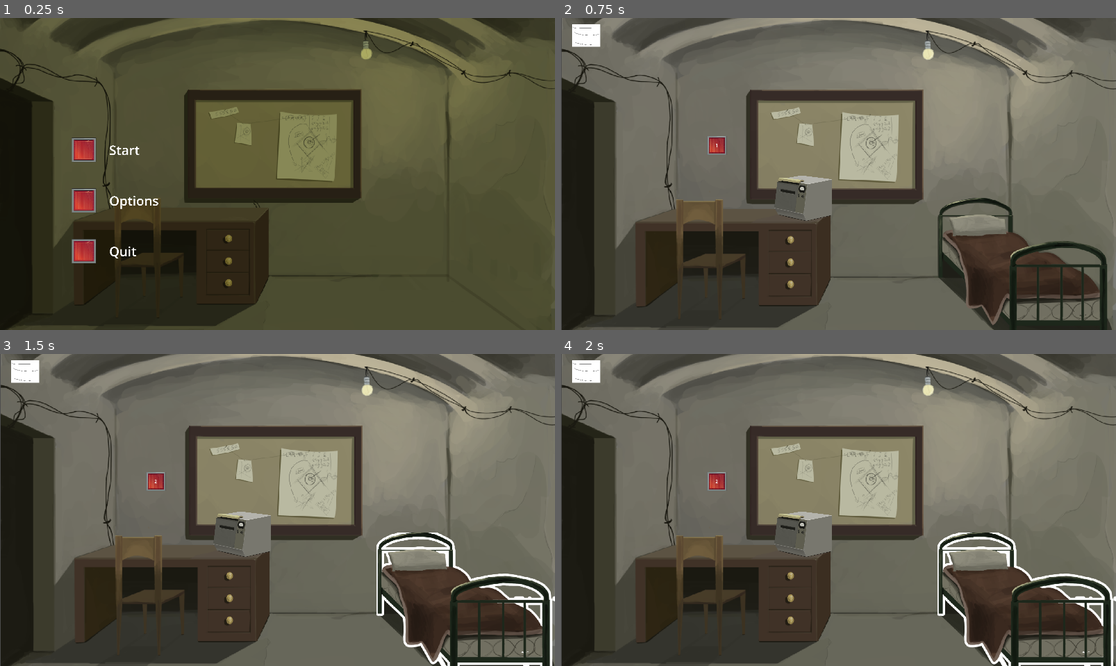
Above: before the commit, frames 1-4 (two rows, left to right).
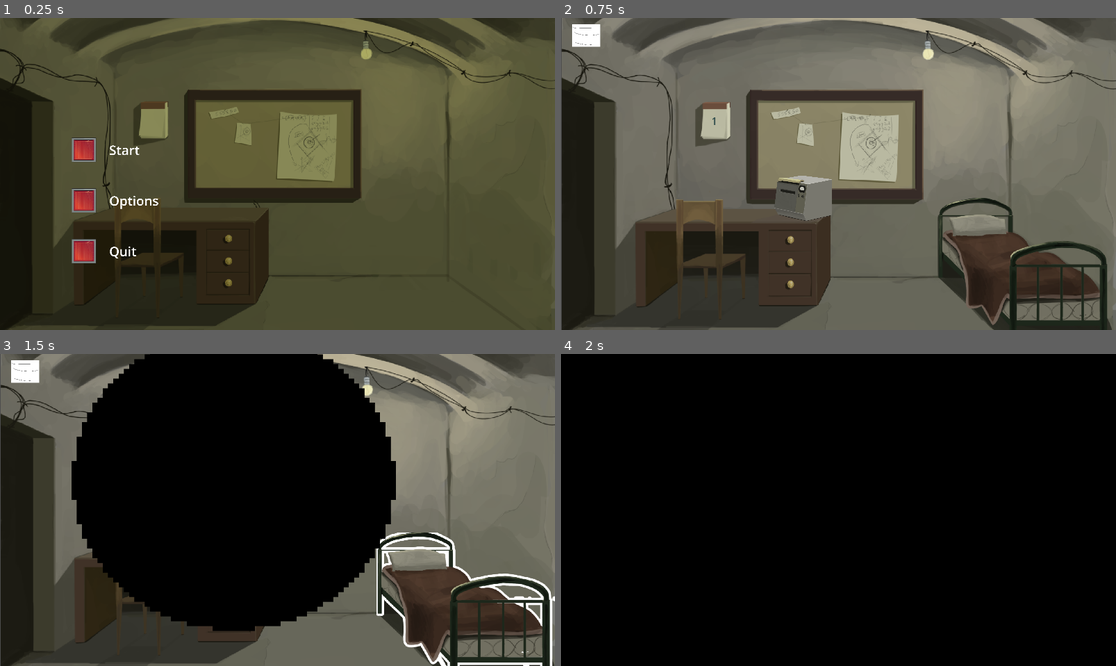
Above: after the commit, the same moments.

Repository: NiskashY/Incident
Game: Godot game, scene res://scenes/Menu/menu.tscn
Two runs of this game, one before a commit and one after it. Both use one fixed random seed, a clock stepped at 60 frames per second and the inputs below. The engine's default icon, where the game draws it, is replaced by a stand-in: a white triangle on a blue panel in a dark square.
Inputs (mouse positions are in pixels of both pictures, inside the frame that each line leads up to):
- Up to frame 1 (0.25 s): no input
- Up to frame 2 (0.75 s): click (644, 149) at 0.5 s
- Up to frame 3 (1.5 s): click (466, 616) at 1.25 s
- Up to frame 4 (2 s): no input

The runs differ from the first frame. In frame 1, 0.7% of the frame differs, in the area x 24-31%, y 26-41%; in frame 2, 0.9%; in frame 3, 42%; in frame 4, 100%, in the area x 0-100%, y 0-100%.

Commit message:
[ADD] hud menu background based on current background image

Diff:
--- a/scenes/Attributes/chair.tscn
+++ b/scenes/Attributes/chair.tscn
@@ -1,6 +1,6 @@
 [gd_scene load_steps=3 format=3 uid="uid://cvj8iwng8uk5e"]
 
-[ext_resource type="Texture2D" uid="uid://cvcfvllrole84" path="res://art/chair.png" id="1_qbrfe"]
+[ext_resource type="Texture2D" uid="uid://cvcfvllrole84" path="res://art/main-room/chair.png" id="1_qbrfe"]
 [ext_resource type="Script" path="res://scenes/Attributes/chair.gd" id="2_e8gur"]
 
 [node name="Chair" type="TextureButton"]
--- a/scenes/Menu/menu.tscn
+++ b/scenes/Menu/menu.tscn
@@ -21,7 +21,7 @@
 theme = SubResource("Theme_kqmd3")
 script = ExtResource("1_tos7c")
 
-[node name="TextureRect" type="TextureRect" parent="."]
+[node name="BackgroundImage" type="TextureRect" parent="."]
 modulate = Color(0.729412, 0.737255, 0.537255, 1)
 layout_mode = 0
 offset_left = -77.0
--- a/scenes/UI/HUD.gd
+++ b/scenes/UI/HUD.gd
@@ -2,6 +2,7 @@
 
 class_name HUD
 
+@onready var background: TextureRect = $CanvasModulate/BackgroundImage
 @onready var focus_layout = $CanvasModulate/VBoxContainer/SomethingLayout/RedButton
 var is_focus_exist: bool = false
 var is_modulate: bool = false
@@ -22,15 +23,15 @@
 		if Input.is_action_pressed("LMB") and \
 		   $CanvasModulate/Timer.is_stopped():
 			is_modulate = !is_modulate
-
 			$CanvasModulate/Timer.start()
-			$CanvasModulate.set_visible(is_modulate)
+			create_menu_background()
 
 	if !is_focus_exist && (Input.is_action_pressed("ui_up") || \
 	   Input.is_action_pressed("ui_down")):
 		focus_layout.grab_focus()
 		is_focus_exist = true
 		print("focused")
+
 	elif is_focus_exist && Input.is_action_pressed("ESC"):
 		focus_layout.grab_focus()
 		focus_layout.release_focus()
@@ -39,3 +40,16 @@
 
 func set_next_animation(fade_out: bool) -> void:
 	$Transitions.set_next_animation(fade_out)
+
+
+func get_background_image_path():
+	var scene_top_node: Node = get_node("/root/").get_child(0)
+	var path: String = scene_top_node.get_path()
+	return path + "/BackgroundImage"
+
+
+func create_menu_background():
+	var current_background: TextureRect = get_node(get_background_image_path())
+	assert(current_background != null)
+	background.set_texture(current_background.get_texture())
+	$CanvasModulate.set_visible(is_modulate)
--- a/scenes/UI/HUD.tscn
+++ b/scenes/UI/HUD.tscn
@@ -1,8 +1,7 @@
-[gd_scene load_steps=7 format=3 uid="uid://1divvd4fr6d3"]
+[gd_scene load_steps=6 format=3 uid="uid://1divvd4fr6d3"]
 
 [ext_resource type="Texture2D" uid="uid://cppcotww27rcl" path="res://art/Screenshot from 2023-07-17 15-18-14.png" id="1_4djyv"]
 [ext_resource type="Script" path="res://scenes/UI/HUD.gd" id="1_n6tnm"]
-[ext_resource type="Texture2D" uid="uid://ct2y34qe13srm" path="res://art/image.png" id="3_dxbdy"]
 [ext_resource type="PackedScene" uid="uid://baplf6rofo5er" path="res://scenes/Textures/red_button.tscn" id="3_sf1hx"]
 [ext_resource type="PackedScene" uid="uid://dbdxerlb3rlht" path="res://scenes/UI/transitions.tscn" id="4_2864p"]
 
@@ -14,11 +13,10 @@
 
 [node name="CanvasModulate" type="Node2D" parent="."]
 
-[node name="TextureRect" type="TextureRect" parent="CanvasModulate"]
+[node name="BackgroundImage" type="TextureRect" parent="CanvasModulate"]
 modulate = Color(0.220141, 0.21947, 4.81308e-08, 1)
 offset_right = 1917.0
 offset_bottom = 1077.0
-texture = ExtResource("3_dxbdy")
 
 [node name="VBoxContainer" type="VBoxContainer" parent="CanvasModulate"]
 offset_left = 713.0
@@ -74,11 +72,9 @@
 
 [node name="CollisionShape2D" type="CollisionShape2D" parent="Sprite2D/Area2D"]
 position = Vector2(0, 3.05176e-05)
-scale = Vector2(1, 1)
 shape = SubResource("RectangleShape2D_qutsy")
 
 [node name="Transitions" parent="." instance=ExtResource("4_2864p")]
-visible = false
 offset_left = 677.0
 offset_top = 348.0
 offset_right = -856.0
--- a/scenes/UI/transitions.tscn
+++ b/scenes/UI/transitions.tscn
@@ -90,7 +90,7 @@
 offset_top = -33.0
 offset_right = 50.0
 offset_bottom = 44.0
-scale = Vector2(37.2662, 37.2662)
+scale = Vector2(0.1, 0.1)
 pivot_offset = Vector2(32, 32)
 texture = SubResource("GradientTexture2D_70l0u")
 
--- a/scenes/main_scene.gd
+++ b/scenes/main_scene.gd
@@ -6,7 +6,7 @@
 func _process(_delta):
 	if is_mouse_in_change_scene_area:
 		if Input.is_action_pressed("LMB"):
-			get_tree().quit()
+			get_tree().change_scene_to_file("res://scenes/test_scene.tscn")
 
 # --------------------SIGNALS------------------------
 func _on_area_change_scene_mouse_entered():
--- a/scenes/main_scene.tscn
+++ b/scenes/main_scene.tscn
@@ -1,11 +1,10 @@
-[gd_scene load_steps=9 format=3 uid="uid://cv6ovqw6vjaff"]
+[gd_scene load_steps=8 format=3 uid="uid://cv6ovqw6vjaff"]
 
 [ext_resource type="Script" path="res://scenes/main_scene.gd" id="1_7if0o"]
 [ext_resource type="Texture2D" uid="uid://506axnpkyp41" path="res://art/main-room/main-room.png" id="2_t7pip"]
 [ext_resource type="Script" path="res://scenes/Calendar.gd" id="4_625wo"]
 [ext_resource type="PackedScene" uid="uid://r8jege1d34jn" path="res://scenes/Attributes/bed.tscn" id="4_cj0fa"]
 [ext_resource type="PackedScene" uid="uid://cucoyyyraqa0h" path="res://scenes/Attributes/fax.tscn" id="4_of3w6"]
-[ext_resource type="Texture2D" uid="uid://bsal1t3tw6j7l" path="res://art/button-dark.png" id="4_y40k5"]
 [ext_resource type="PackedScene" uid="uid://1divvd4fr6d3" path="res://scenes/UI/HUD.tscn" id="8_mwqjd"]
 
 [sub_resource type="RectangleShape2D" id="RectangleShape2D_pu2xy"]
@@ -15,7 +14,7 @@
 script = ExtResource("1_7if0o")
 metadata/_edit_horizontal_guides_ = []
 
-[node name="TextureRect" type="TextureRect" parent="."]
+[node name="BackgroundImage" type="TextureRect" parent="."]
 texture_filter = 1
 offset_left = 2.0
 offset_right = 1166.0
@@ -39,16 +38,14 @@
 [node name="Calendar" type="Node2D" parent="."]
 script = ExtResource("4_625wo")
 
-[node name="Sprite2D" type="Sprite2D" parent="Calendar"]
-position = Vector2(539, 441)
-scale = Vector2(0.237826, 0.23362)
-texture = ExtResource("4_y40k5")
-
 [node name="Label" type="Label" parent="Calendar"]
-offset_left = 507.0
-offset_top = 409.0
-offset_right = 572.0
-offset_bottom = 473.0
+offset_left = 485.0
+offset_top = 296.0
+offset_right = 577.0
+offset_bottom = 416.0
+theme_override_colors/font_color = Color(0.203922, 0.313726, 0.309804, 1)
+theme_override_colors/font_outline_color = Color(0.12549, 0.247059, 0.25098, 1)
+theme_override_font_sizes/font_size = 36
 text = "1"
 horizontal_alignment = 1
 vertical_alignment = 1
--- /dev/null
+++ b/scenes/test_scene.tscn
@@ -0,0 +1,15 @@
+[gd_scene load_steps=3 format=3 uid="uid://c3yubh6edd2mu"]
+
+[ext_resource type="Texture2D" uid="uid://cvcfvllrole84" path="res://art/main-room/chair.png" id="1_aiopr"]
+[ext_resource type="PackedScene" uid="uid://1divvd4fr6d3" path="res://scenes/UI/HUD.tscn" id="2_wep7f"]
+
+[node name="TestScene" type="Node2D"]
+
+[node name="BackgroundImage" type="TextureRect" parent="."]
+offset_left = 11.0
+offset_top = -5.0
+offset_right = 1917.0
+offset_bottom = 1085.0
+texture = ExtResource("1_aiopr")
+
+[node name="HUD" parent="." instance=ExtResource("2_wep7f")]
Binary file added: art/main-room/calendar.png
Not shown, added: art/main-room/calendar.png.import
Binary file changed: art/main-room/main-room.png
Not shown, added: .gitignore
